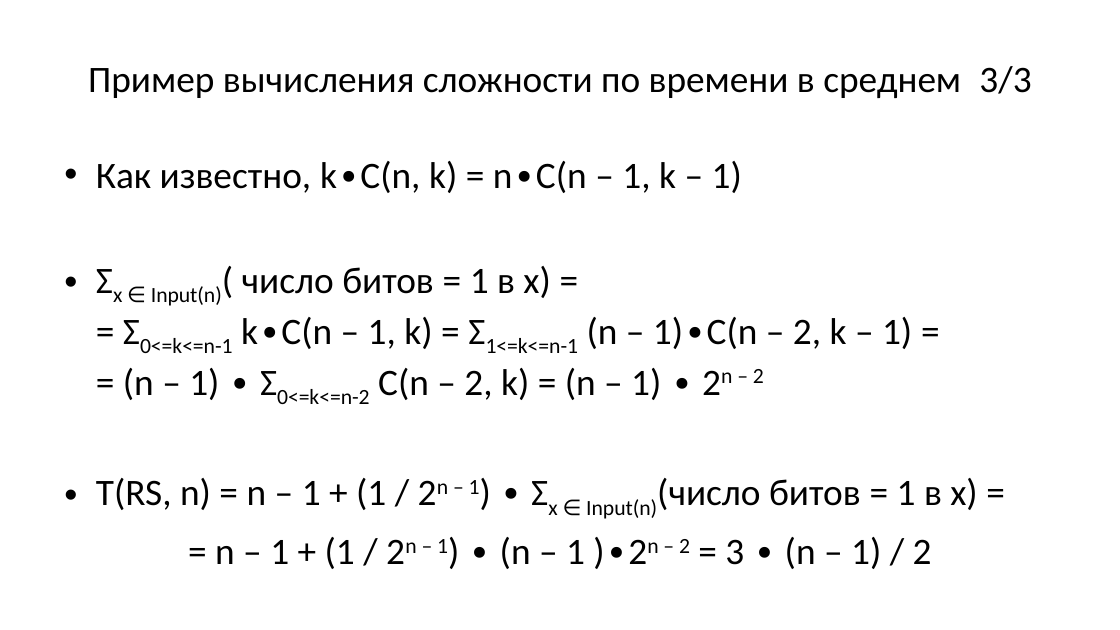
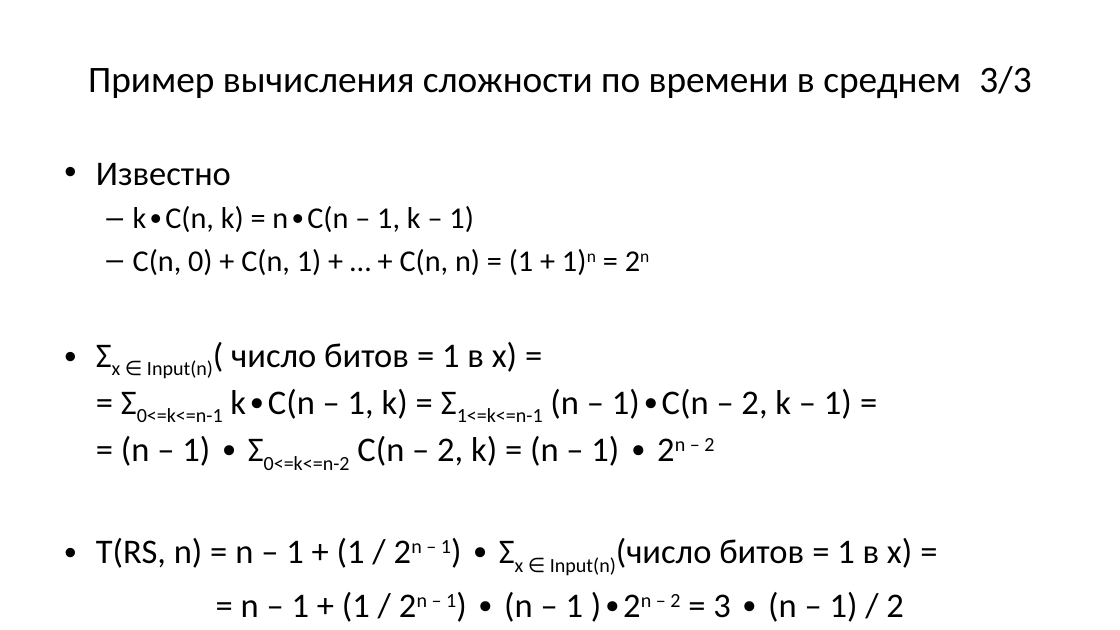
Before and after one commit to Evgueni-Petrov-aka-espetrov/Algorithms-and-Programming-in-C-pptx, a slide deck: slide 14 of 22 Оценка сложности вычислительных алгоритмов.pptx. Drawn at 1120x630 pixels with LibreOffice and Linux fonts; fonts in the diff are those of the drawing. Boxes give left, top, right and bottom in pixels: in the first picture for what was removed or moved away, otherwise in the second. Text is boxed around its words. In the diff, an @@ line names an element or a change of style, - is before the commit and + after.

```diff
--- a/22 Оценка сложности вычислительных алгоритмов.pptx
+++ b/22 Оценка сложности вычислительных алгоритмов.pptx
@@ text at [96,163,596,275]: text changed; size 32 to 25.9 pt @@
-• Как известно, k∙C(n, k) = n∙C(n – 1, k – 1)
+• Известно
+  – k∙C(n, k) = n∙C(n – 1, k – 1)
+  – C(n, 0) + C(n, 1) + … + C(n, n) = (1 + 1)n = 2n
@@ text at [96,342,912,622]: size 32 to 29.6 pt in "Σx ∈ Input(n)( число битов = 1 ...", "T(RS, n) = n – 1 + ...", "= n – 1 + (1 / ..." @@
```
Also in this commit, not shown: 5 other slides changed.
